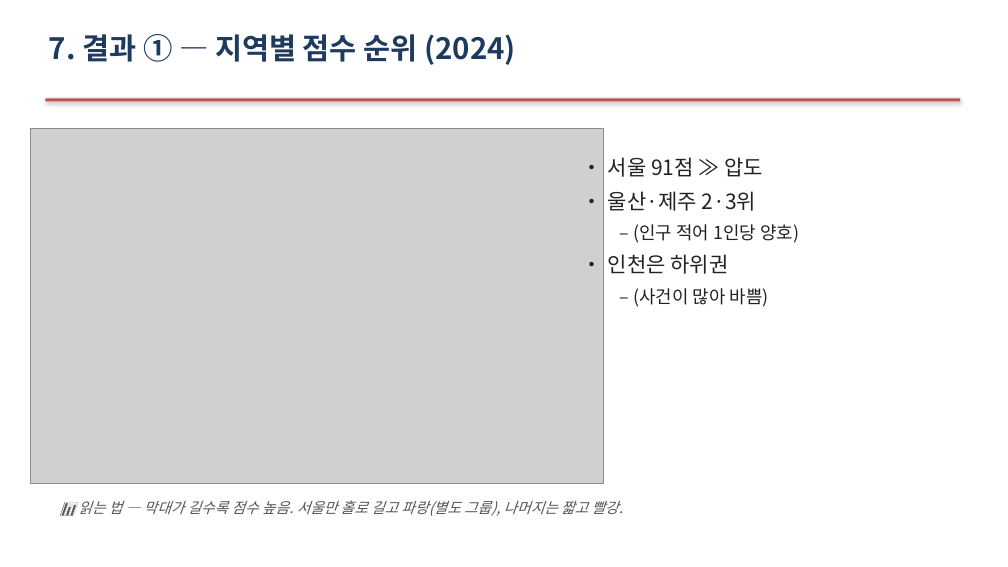
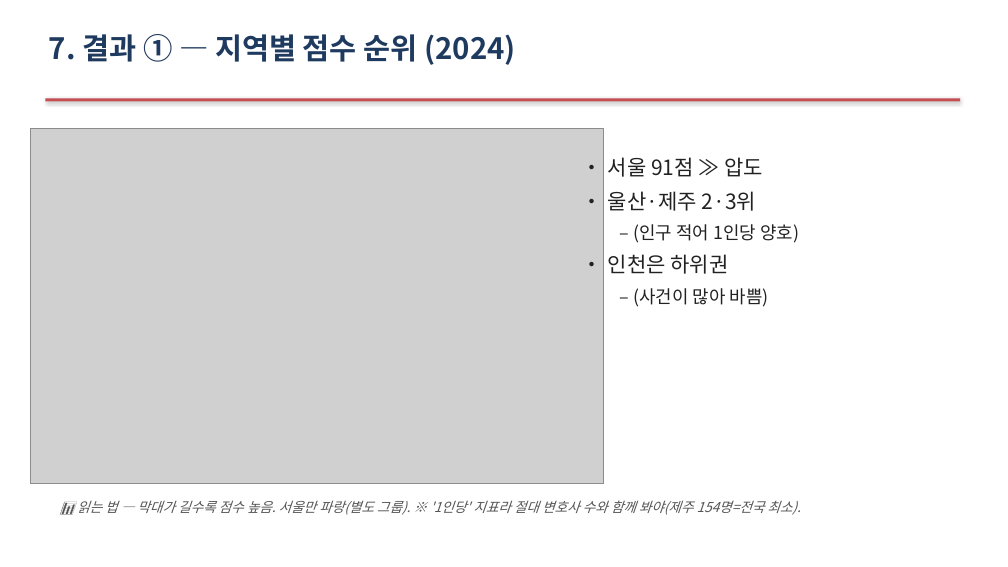
Before and after one commit to Allenkeem/llai-project, a slide deck: slide 11 of reports/발표자료.pptx. Drawn at 1008x567 pixels with LibreOffice and Linux fonts; fonts in the diff are those of the drawing; grey boxes stand for pictures. Boxes give left, top, right and bottom in pixels: in the first picture for what was removed or moved away, otherwise in the second. Text is boxed around its words. In the diff, an @@ line names an element or a change of style, - is before the commit and + after.

```diff
--- a/reports/발표자료.pptx
+++ b/reports/발표자료.pptx
@@ text at (77, 500, 800, 515): text changed; size 14 to 13 pt @@
-📊 읽는 법 — 막대가 길수록 점수 높음. 서울만 홀로 길고 파랑(별도 그룹), 나머지는 짧고 빨강.
+📊 읽는 법 — 막대가 길수록 점수 높음. 서울만 파랑(별도 그룹). ※ '1인당' 지표라 절대 변호사 수와 함께 봐야(제주 154명=전국 최소).
```
Also in this commit, not shown: 3 other slides changed, 1 other file.
